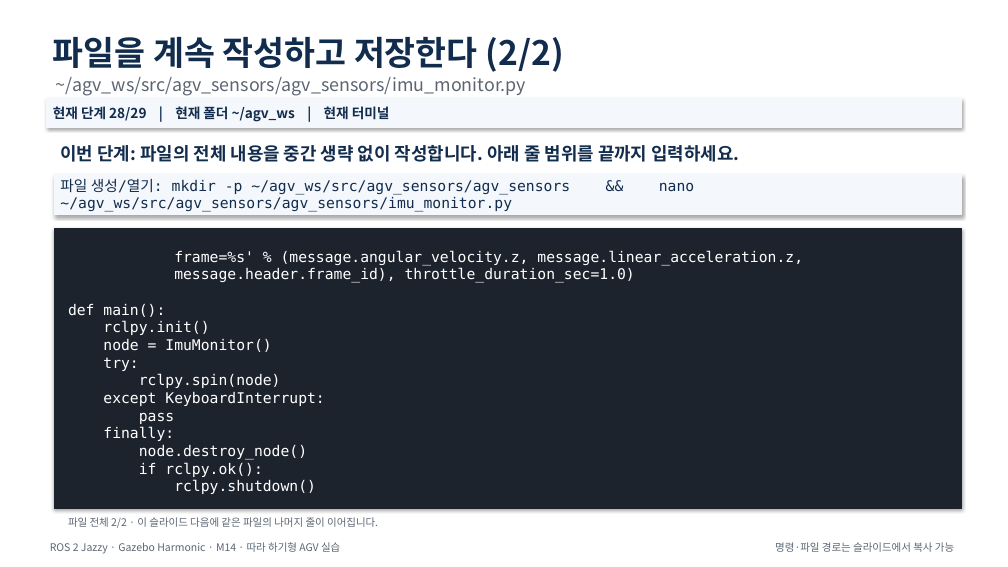
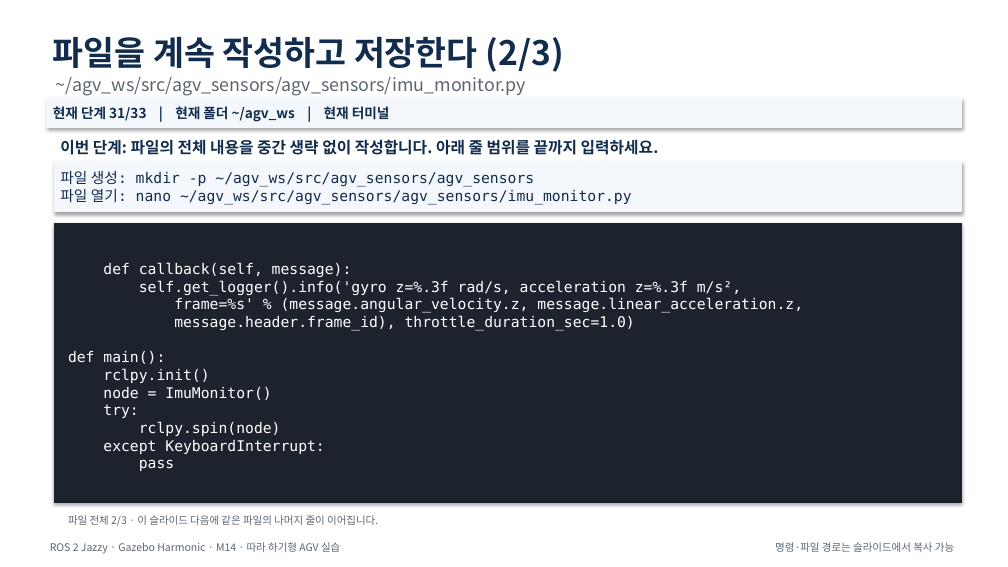
Before and after one commit to choimagon/ros2_curri, a slide deck: slide 37 of blocks/D_sensors/M14_imu_sensor/M14_IMU_Sensor.pptx (slide 34 before the commit). Drawn at 1008x567 pixels with LibreOffice and Linux fonts; fonts in the diff are those of the drawing. Boxes give left, top, right and bottom in pixels: in the first picture for what was removed or moved away, otherwise in the second. Text is boxed around its words. In the diff, an @@ line names an element or a change of style, - is before the commit and + after.

Commit message:
Fix module presentation layout collisions

```diff
--- a/blocks/D_sensors/M14_imu_sensor/M14_IMU_Sensor.pptx
+++ b/blocks/D_sensors/M14_imu_sensor/M14_IMU_Sensor.pptx
@@ text at (53,36,564,72): text changed @@
-파일을 계속 작성하고 저장한다 (2/2)
+파일을 계속 작성하고 저장한다 (2/3)
@@ text in rectangle at (53,106,390,122): text changed @@
-현재 단계 28/29 | 현재 폴더 ~/agv_ws | 현재 터미널
+현재 단계 31/33 | 현재 폴더 ~/agv_ws | 현재 터미널
@@ text "이번 단계: 파일의 전체 내용을 ..." at (60,137,659,158): size 17 to 15 pt @@
@@ rectangle "파일 생성: mkdir -p ~/agv_ws/src/agv_sensors/agv_sensors ...": place and size @@
-rectangle "파일 생성: mkdir -p ~/agv_ws/src/agv_sensors/agv_sensors ..." at (54,174,962,215)
+rectangle "파일 생성: mkdir -p ~/agv_ws/src/agv_sensors/agv_sensors ..." at (54,162,962,212)
@@ text in rectangle at (60,171,632,205): text changed @@
-파일 생성/열기: mkdir -p ~/agv_ws/src/agv_sensors/agv_sensors && nano ~/agv_ws/src/agv_sensors/agv_sensors/imu_monitor.py
+파일 생성: mkdir -p ~/agv_ws/src/agv_sensors/agv_sensors
+파일 열기: nano ~/agv_ws/src/agv_sensors/agv_sensors/imu_monitor.py
@@ rectangle "def callback(self, message): self.get_logger().info('gyro z= ...": place and size @@
-rectangle "def callback(self, message): self.get_logger().info('gyro z= ..." at (54,228,962,508)
+rectangle "def callback(self, message): self.get_logger().info('gyro z= ..." at (54,224,962,502)
@@ text in rectangle at (68,262,803,471): text changed @@
-frame=%s' % (message.angular_velocity.z, message.linear_acceleration.z,
-message.header.frame_id), throttle_duration_sec=1.0)
-def main():
-rclpy.init()
-node = ImuMonitor()
-try:
-rclpy.spin(node)
-except KeyboardInterrupt:
-pass
-finally:
-node.destroy_node()
-if rclpy.ok():
-rclpy.shutdown()
+def callback(self, message):
+self.get_logger().info('gyro z=%.3f rad/s, acceleration z=%.3f m/s²,
+frame=%s' % (message.angular_velocity.z, message.linear_acceleration.z,
+message.header.frame_id), throttle_duration_sec=1.0)
+def main():
+rclpy.init()
+node = ImuMonitor()
+try:
+rclpy.spin(node)
+except KeyboardInterrupt:
+pass
@@ text at (68,515,378,526): text changed @@
-파일 전체 2/2 · 이 슬라이드 다음에 같은 파일의 나머지 줄이 이어집니다.
+파일 전체 2/3 · 이 슬라이드 다음에 같은 파일의 나머지 줄이 이어집니다.
```
Also in this commit, not shown: 26 other slides changed, 4 slides added, 22 other files.
